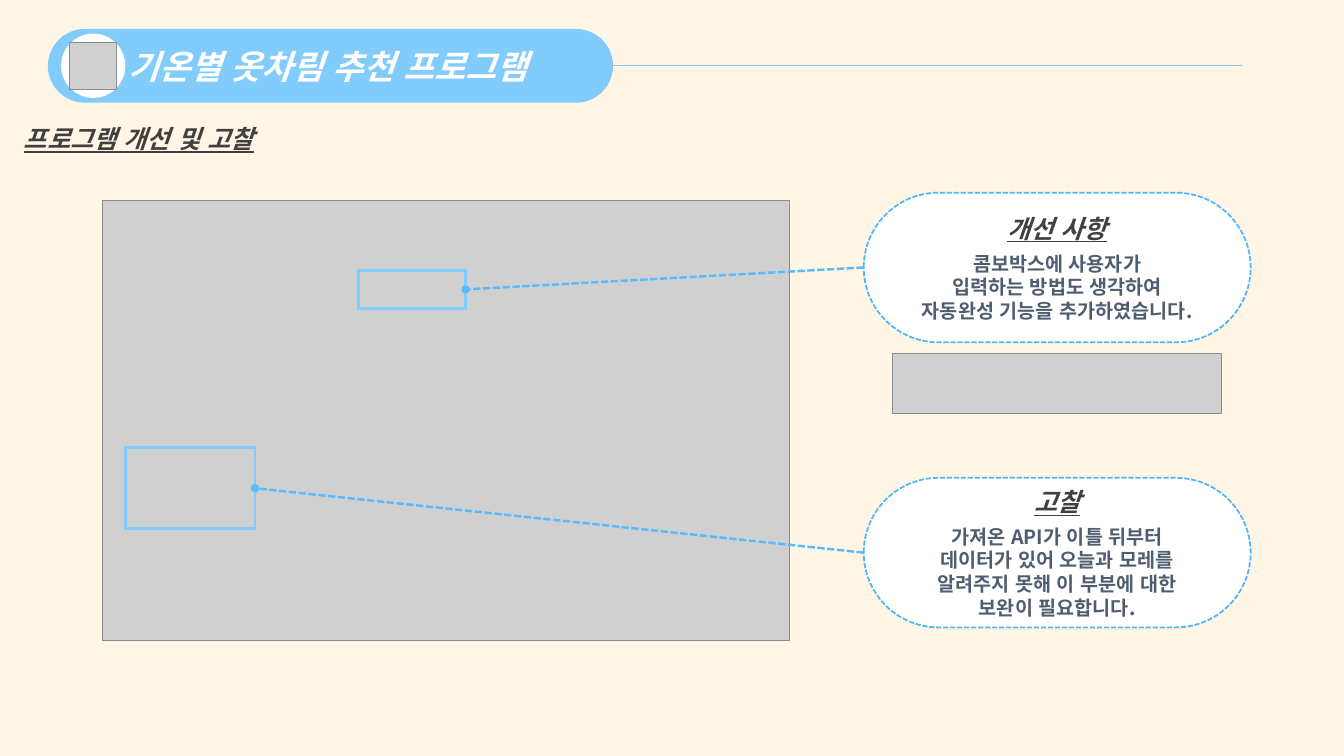
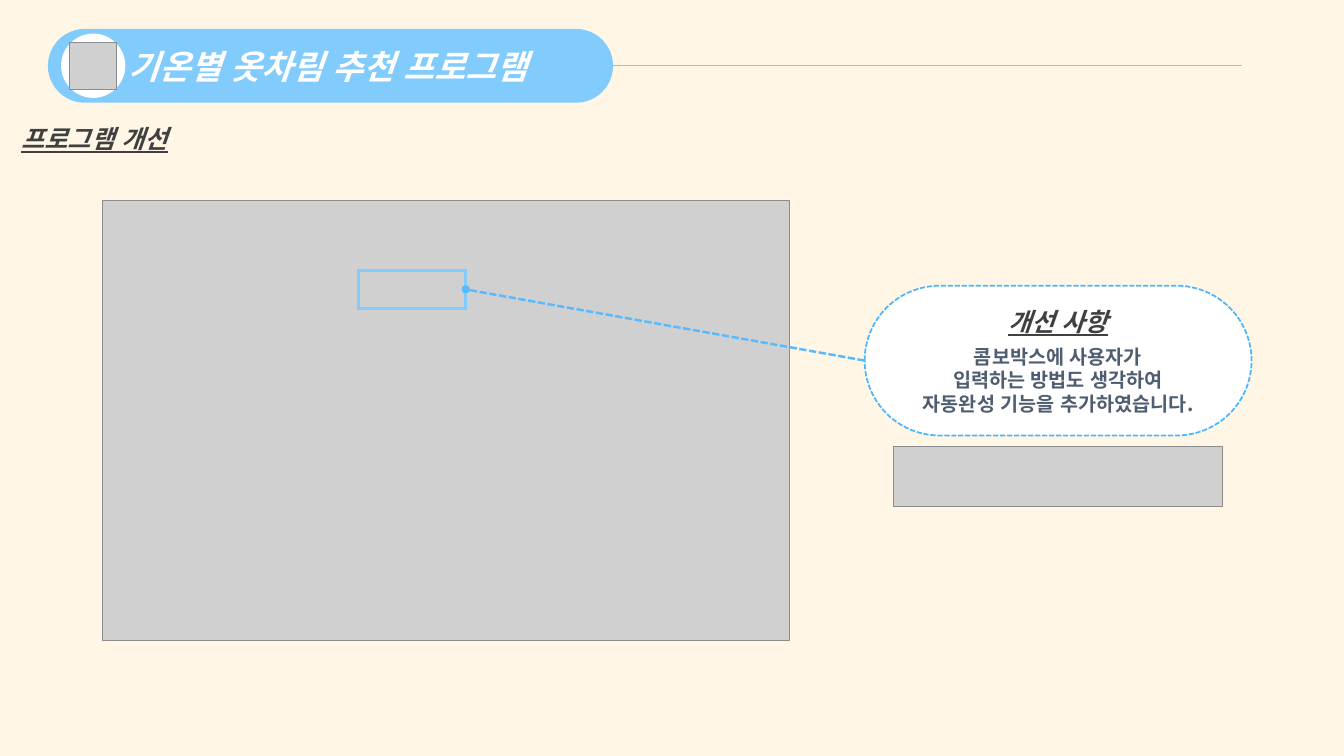
Before and after one commit to galaxy-light/201126-210604, a slide deck: slide 10 of 포트폴리오/C#/날씨 확인 프로그램/기온별 옷차림 추천 프로그램 - 양화영.pptx. Drawn at 1344x756 pixels with LibreOffice and Linux fonts; fonts in the diff are those of the drawing; grey boxes stand for pictures. Boxes give left, top, right and bottom in pixels: in the first picture for what was removed or moved away, otherwise in the second. Text is boxed around its words. In the diff, an @@ line names an element or a change of style, - is before the commit and + after.

```diff
--- a/포트폴리오/C#/날씨 확인 프로그램/기온별 옷차림 추천 프로그램 - 양화영.pptx
+++ b/포트폴리오/C#/날씨 확인 프로그램/기온별 옷차림 추천 프로그램 - 양화영.pptx
@@ text at box(21, 127, 167, 153): text changed @@
-프로그램 개선 및 고찰
+프로그램 개선
@@ arrow moved from (864, 267) - (466, 289) to (865, 361) - (466, 289) @@
@@ rounded rectangle "개선 사항": place and size @@
-rounded rectangle "개선 사항" at box(864, 193, 1251, 343)
+rounded rectangle "개선 사항" at box(865, 285, 1252, 436)
@@ rectangle removed at box(126, 448, 255, 529) @@
@@ picture: place and size @@
-picture at box(893, 354, 1222, 414)
+picture at box(894, 447, 1223, 507)
@@ rounded rectangle removed at box(864, 478, 1251, 627) @@
-고찰
-가져온 API가 이틀 뒤부터
-데이터가 있어 오늘과 모레를
-알려주지 못해 이 부분에 대한
-보완이 필요합니다.
@@ arrow removed from (864, 553) to (255, 488) @@
```
Also in this commit, not shown: 1 slide added, 15 other files.
